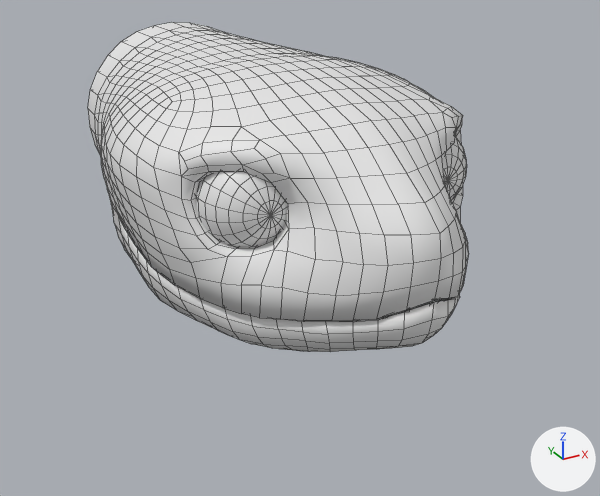
An edit to the Blender file Content/Snake/Assets/SnakeGame/SnakeGame.blend, drawn before and after from the same camera.
Rendered twice from a camera (50 mm lens) standing at (-0.563, -1.023, 0.613) and looking at (0.029, 0.052, 0.076). Every picture has the same lights, and +X, +Y and +Z are marked at lower right. The older version comes first. Mesh edges are drawn as thin lines.

Objects in the first picture: 'SnakeHead'.
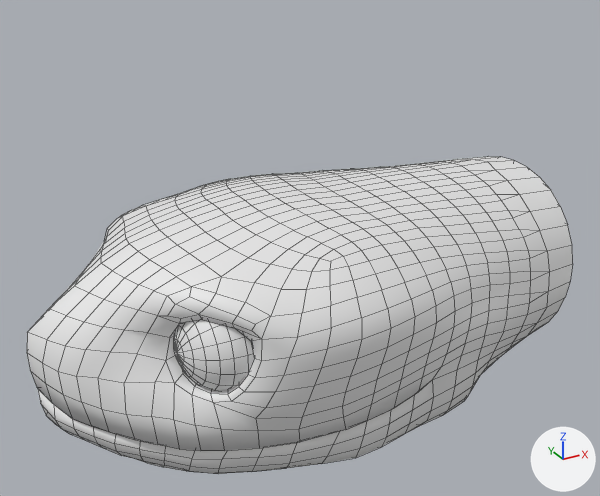
What differs and where, as boxes (x1, y1, x2, y2) in the pictures (600 x 496 px; the box of a moved part takes in the faces that stretch with it):
```json
{"object": "SnakeHead", "change": "reshaped, moved", "before": [88, 22, 469, 352], "after": [27, 156, 573, 474], "on screen": "43% wider"}
{"part": 1, "of": "me_snakehead", "change": "moved or reshaped", "before": [444, 136, 467, 200], "after": [174, 319, 254, 391]}
{"part": 2, "of": "me_snakehead", "change": "moved or reshaped", "before": [196, 171, 287, 247], "on screen": "not visible afterwards"}
{"part": 3, "of": "me_snakehead", "change": "moved or reshaped", "before": [88, 22, 469, 352], "after": [27, 156, 573, 474]}
```

Edits to the scene script, one JSON object a line:
```json
{"block": "me_snakehead", "where": "# used by ob_snakehead; location = (0.0, 0.329, 0.196)"}
{"op": "remove", "block": "me_snakehead", "code": "me_snakehead.from_pydata(...)  # 1847 vertices, 1898 faces; spans x -0.261..0.261, y -0.665..0.171, z -0.186..0.182"}
{"op": "add", "block": "me_snakehead", "code": "me_snakehead.from_pydata(...)  # 1847 vertices, 1898 faces; spans x -0.836..0.0, y -0.261..0.261, z -0.348..0.02"}
{"block": "me_snakehead", "change": "me_snakehead part 1: the loose piece of 200 vertices spanning x 0.068..0.203, y -0.502..-0.365, z -0.024..0.11 is turned -90 degrees about the z axis through its middle, then moved by (-0.74, 0.298, -0.162)"}
{"block": "me_snakehead", "change": "me_snakehead part 2: the loose piece of 200 vertices spanning x -0.203..-0.068, y -0.502..-0.365, z -0.024..0.11 is turned -90 degrees about the z axis through its middle, then moved by (-0.469, 0.57, -0.162)"}
{"block": "me_snakehead", "change": "me_snakehead part 3: 1447 of 1847 vertices moved; they spanned x -0.261..0.261, y -0.665..0.171, z -0.186..0.182 and now span x -0.836..0.0, y -0.261..0.261, z -0.348..0.02; mean shift (-0.463, 0.294, -0.162); largest move (0.0, -0.665, 0.021) -> (-0.836, 0.0, -0.141)"}
{"op": "set", "path": "ob_snakehead.location", "old": "(0.0, 0.329, 0.196)", "new": "(0.418, 0.0, 0.178)"}
```
